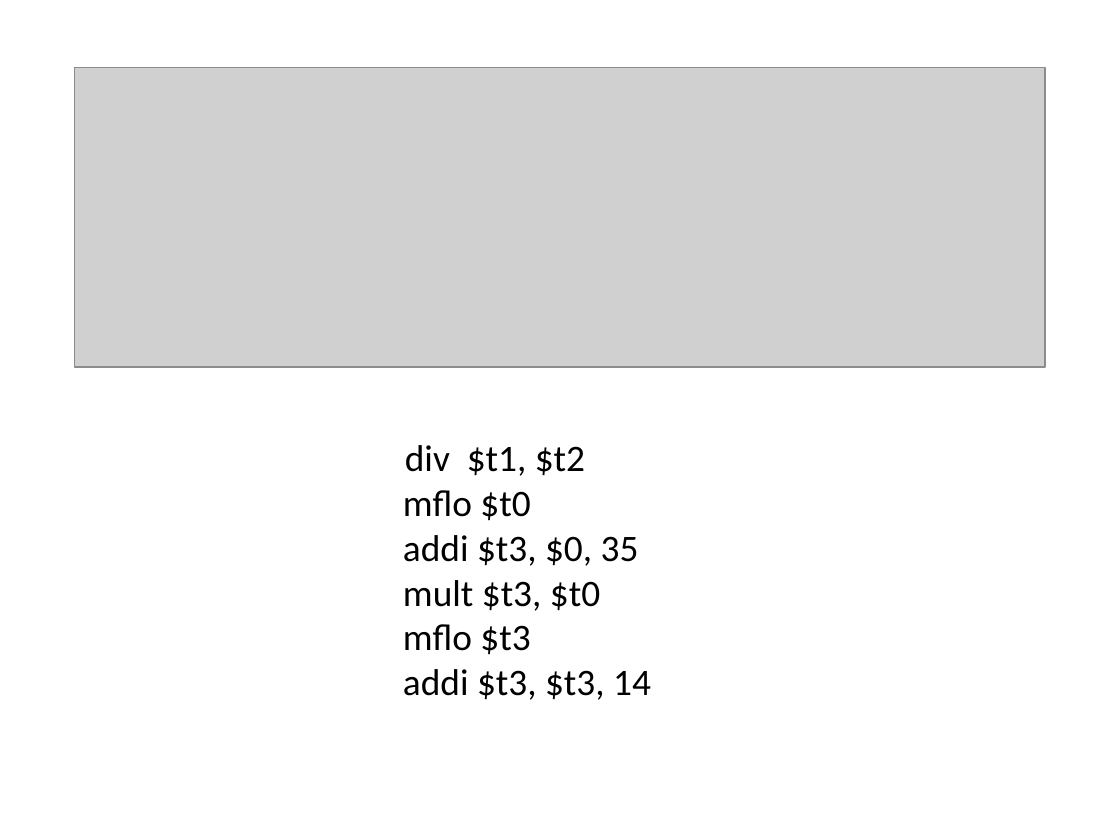
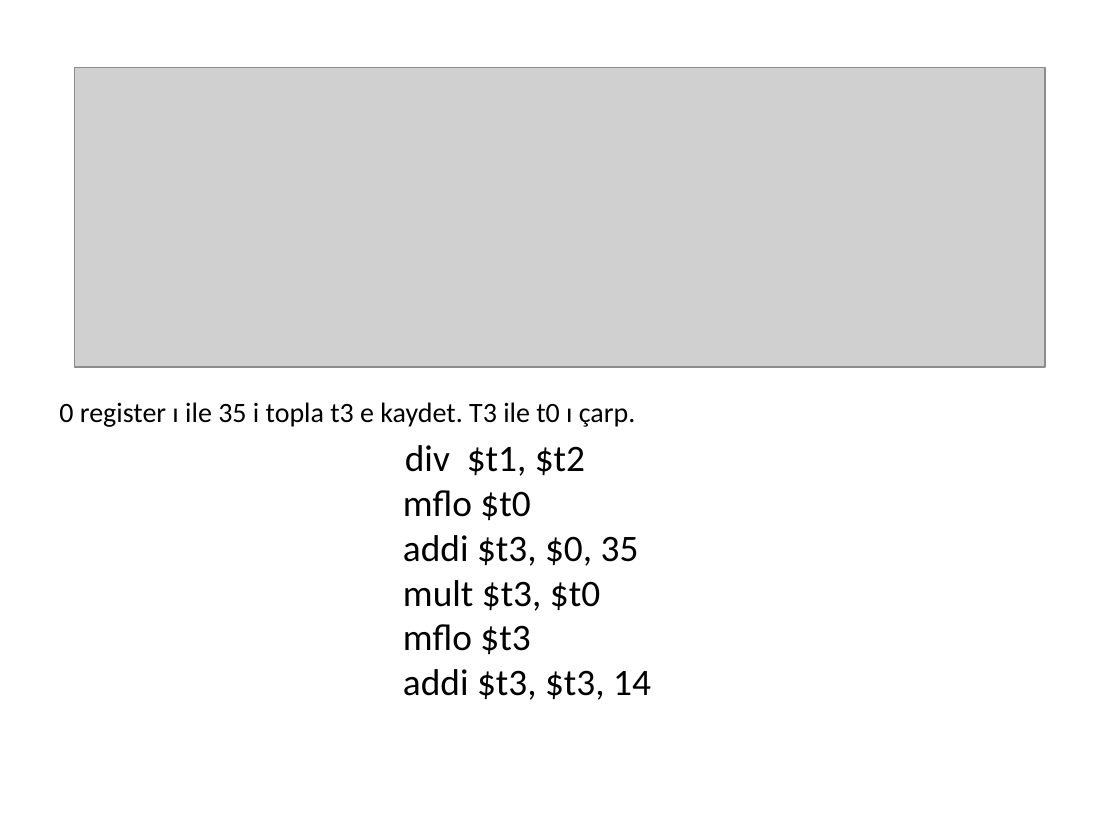
Before and after one commit to afozbek/2019-Bahar, a slide deck: slide 17 of Bilgisayar-Mimarisi-Slaytlar/Uygulama_1.pptx. Drawn at 1120x840 pixels with LibreOffice and Linux fonts; fonts in the diff are those of the drawing; grey boxes stand for pictures. Boxes give left, top, right and bottom in pixels: in the first picture for what was removed or moved away, otherwise in the second. Text is boxed around its words. In the diff, an @@ line names an element or a change of style, - is before the commit and + after.

```diff
--- a/Bilgisayar-Mimarisi-Slaytlar/Uygulama_1.pptx
+++ b/Bilgisayar-Mimarisi-Slaytlar/Uygulama_1.pptx
@@ text added at [59,402,636,427], 18 pt, text #000000 @@
+0 register ı ile 35 i topla t3 e kaydet. T3 ile t0 ı çarp.
```
Also in this commit, not shown: 6 other slides changed, 2 slides added, 2 slides removed, 3 other files.
